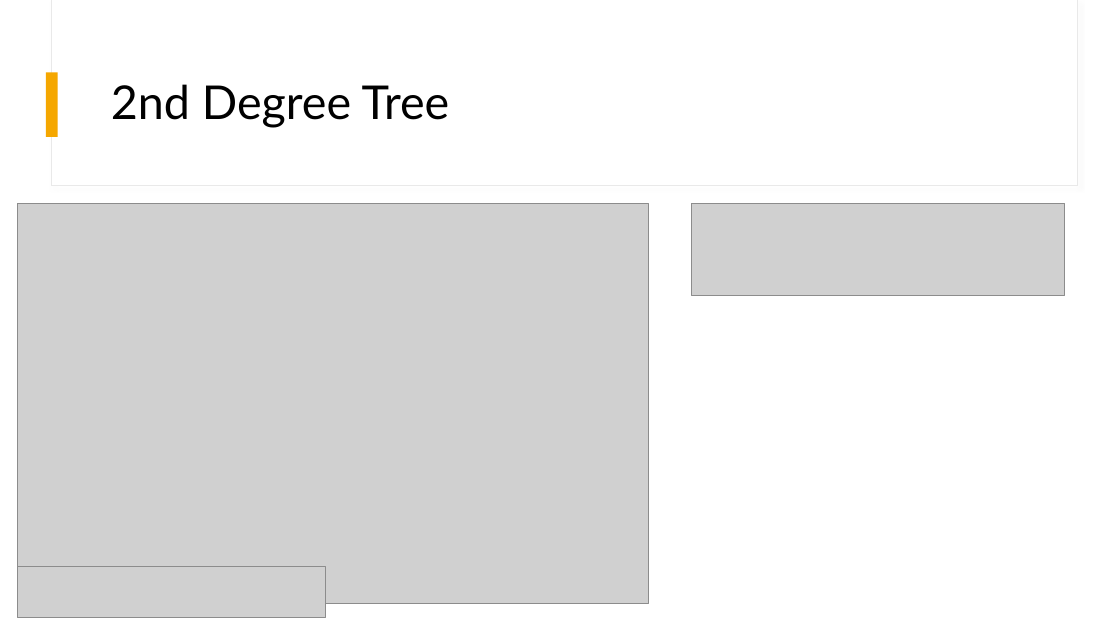
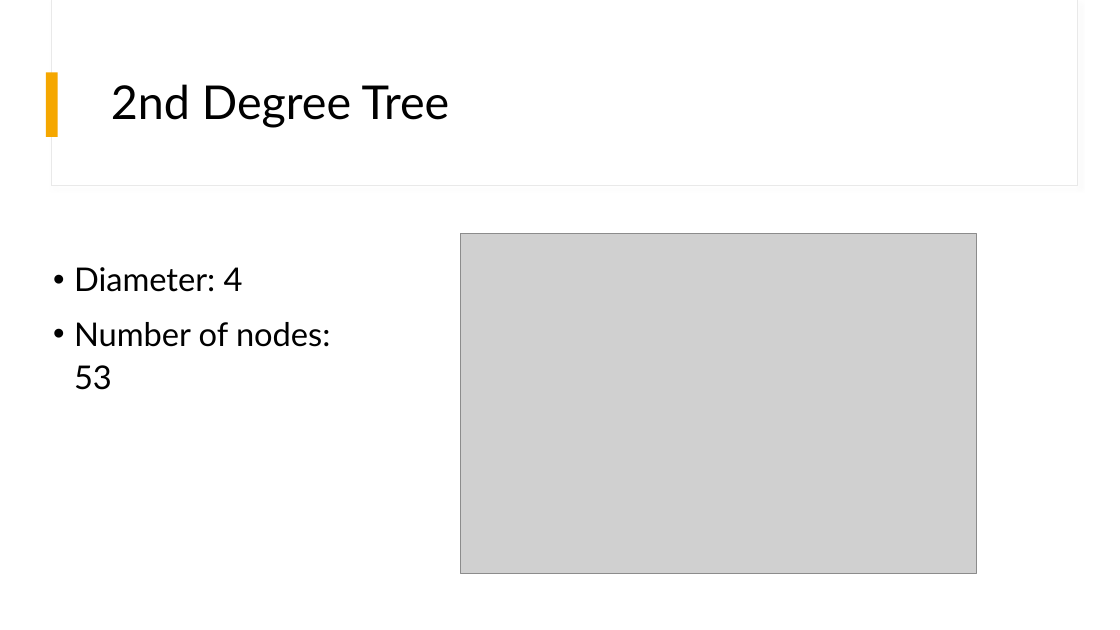
Before and after one commit to lara-bertini/Ironhack-lara, a slide deck: slide 5 of Twitter-Recommender/TwitterRecommender_2nd_Presentation.pptx. Drawn at 1120x630 pixels with LibreOffice and Linux fonts; fonts in the diff are those of the drawing; grey boxes stand for pictures. Boxes give left, top, right and bottom in pixels: in the first picture for what was removed or moved away, otherwise in the second. Text is boxed around its words. In the diff, an @@ line names an element or a change of style, - is before the commit and + after.

```diff
--- a/Twitter-Recommender/TwitterRecommender_2nd_Presentation.pptx
+++ b/Twitter-Recommender/TwitterRecommender_2nd_Presentation.pptx
@@ picture removed at box(691, 203, 1065, 296) @@
@@ picture: place and size @@
-picture at box(18, 203, 649, 604)
+picture at box(461, 234, 977, 573)
@@ text added at box(74, 267, 330, 390), 28 pt, text #000000 @@
+• Diameter: 4
+• Number of nodes: 53
@@ picture removed at box(18, 566, 326, 618) @@
```
Also in this commit, not shown: 2 other slides changed, 54 other files.
